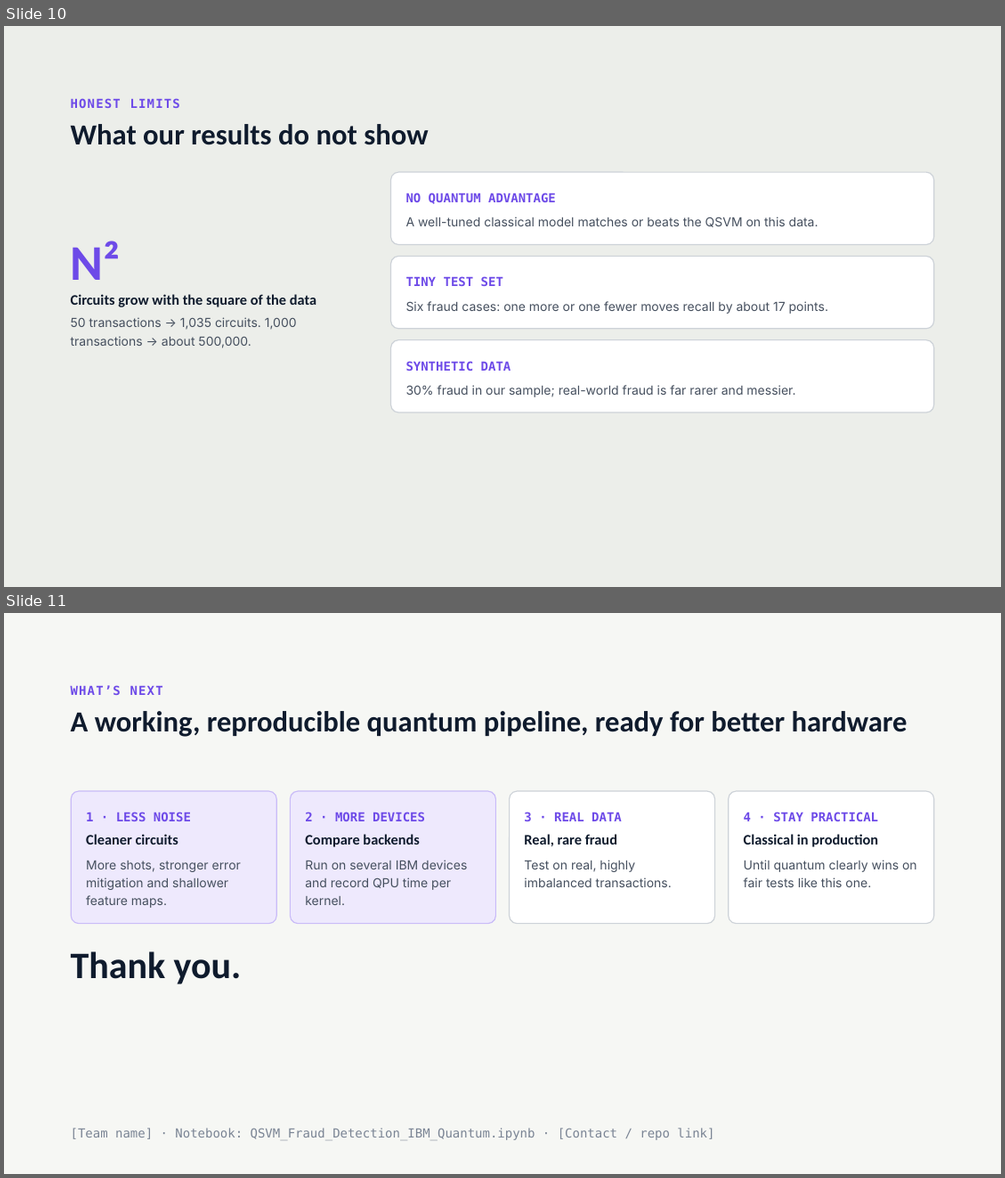
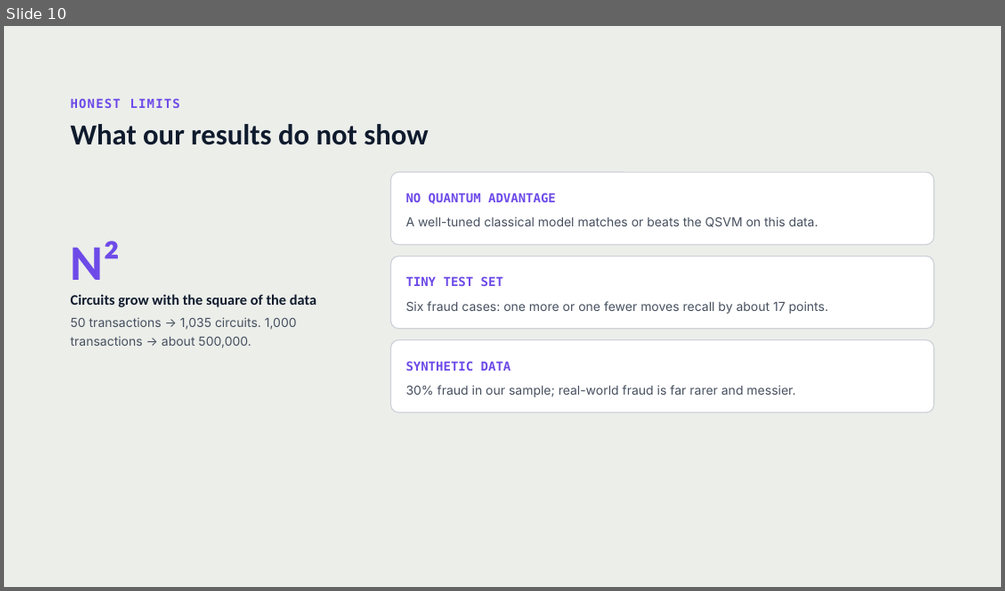
Before and after one commit to mhossain-ibm/Quantum-Heckathon-26-QMinds-QFDMF, a slide deck: QSVM Fraud Detection on IBM Quantum — Architecture-updated.pptx. Shown one above the other, each under a label of ours: slides 10 and 11 before the commit, slide 10 after it. The pictures are 1005x1178 and 1005x591 pixels, drawn with LibreOffice and Linux fonts; fonts in the diff are those of the drawing. Boxes give left, top, right and bottom in pixels: in the first picture for what was removed or moved away, otherwise in the second. Text is boxed around its words. In the diff, an @@ line names an element or a change of style, - is before the commit and + after.

```diff
--- a/QSVM Fraud Detection on IBM Quantum — Architecture-updated.pptx
+++ b/QSVM Fraud Detection on IBM Quantum — Architecture-updated.pptx
@@ slide 11 removed at [4, 613, 1001, 1174], background #F6F7F4 @@
@@ text removed at [71, 685, 163, 695] @@
-WHAT’S NEXT
@@ title removed at [71, 711, 907, 737] @@
-A working, reproducible quantum pipeline, ready for better hardware
@@ rounded rectangle removed at [72, 791, 277, 924] @@
@@ rounded rectangle removed at [291, 791, 496, 924] @@
@@ rounded rectangle removed at [510, 791, 715, 924] @@
@@ rounded rectangle removed at [728, 791, 934, 924] @@
@@ text removed at [86, 811, 191, 821] @@
-1 · LESS NOISE
@@ text removed at [305, 811, 425, 821] @@
-2 · MORE DEVICES
@@ text removed at [524, 811, 622, 821] @@
-3 · REAL DATA
@@ text removed at [744, 811, 878, 821] @@
-4 · STAY PRACTICAL
@@ text removed at [86, 834, 178, 844] @@
-Cleaner circuits
@@ text removed at [305, 834, 419, 847] @@
-Compare backends
@@ text removed at [524, 834, 617, 846] @@
-Real, rare fraud
@@ text removed at [744, 834, 878, 847] @@
-Classical in production
@@ text removed at [86, 860, 241, 908] @@
-More shots, stronger error mitigation and shallower feature maps.
@@ text removed at [305, 860, 467, 905] @@
-Run on several IBM devices and record QPU time per kernel.
@@ text removed at [524, 860, 672, 887] @@
-Test on real, highly imbalanced transactions.
@@ text removed at [744, 860, 917, 887] @@
-Until quantum clearly wins on fair tests like this one.
@@ text removed at [71, 951, 242, 984] @@
-Thank you.
@@ text removed at [71, 1127, 714, 1140] @@
-[Team name] · Notebook: QSVM_Fraud_Detection_IBM_Quantum.ipynb · [Contact / repo link]
```
Also in this commit, not shown: 1 slide changed, 1 slide added.
